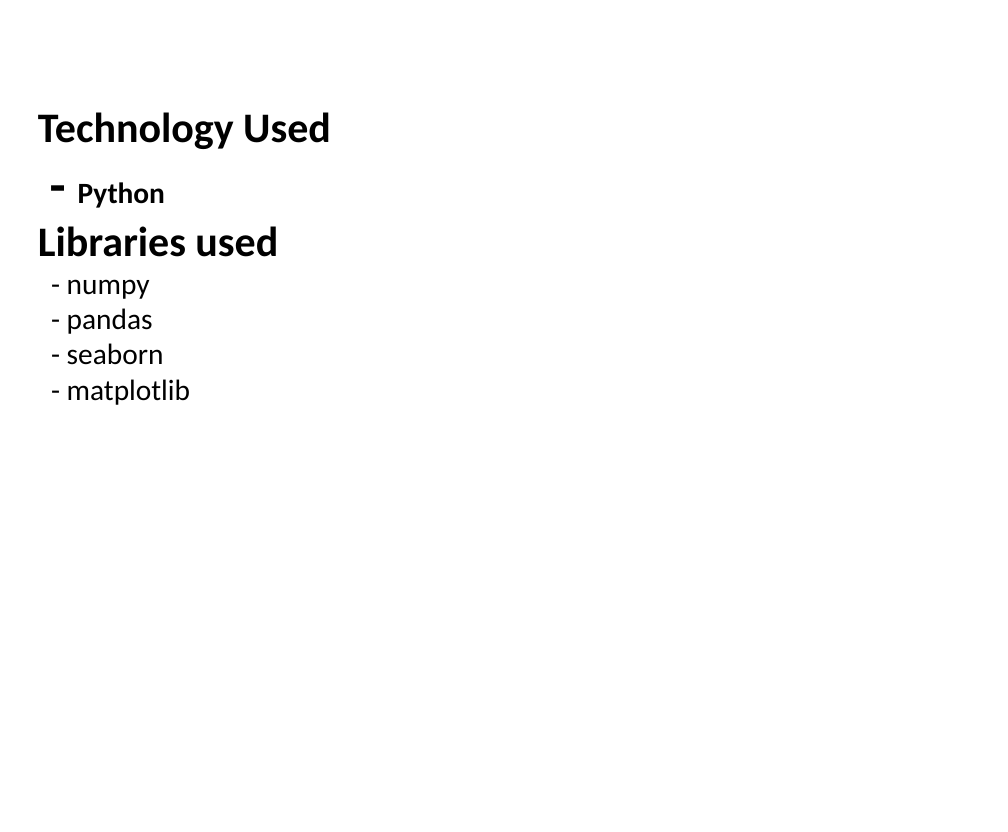
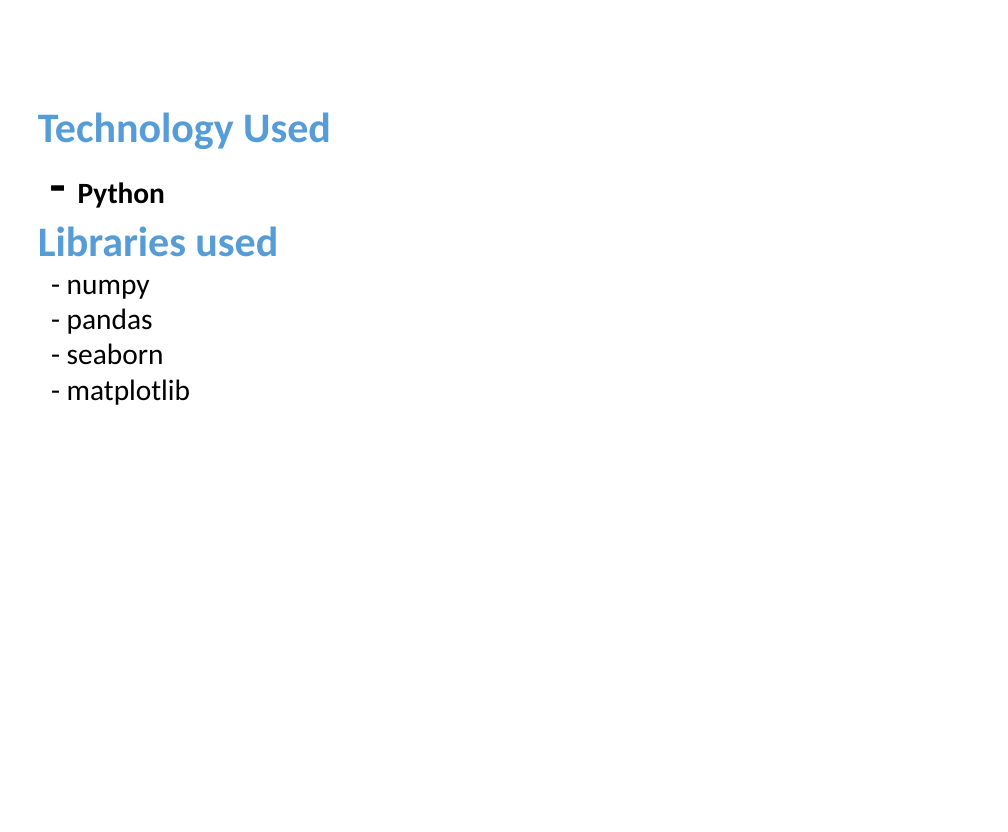
Before and after one commit to pankaj8blr/lendingClub, a slide deck: slide 3 of lending_club_case_study.pptx. Drawn at 1008x832 pixels with LibreOffice and Linux fonts; fonts in the diff are those of the drawing; background and template pictures are left out. Boxes give left, top, right and bottom in pixels: in the first picture for what was removed or moved away, otherwise in the second. Text is boxed around its words. In the diff, an @@ line names an element or a change of style, - is before the commit and + after.

```diff
--- a/lending_club_case_study.pptx
+++ b/lending_club_case_study.pptx
@@ title "Technology Used - Python Libraries ..." at box(38, 112, 331, 405): text colour #000000 to #569CD6 in "Technology Used Libraries used" @@
```
Also in this commit, not shown: 4 other slides changed, 15 slides added, 1 slide removed, 2 other files.
